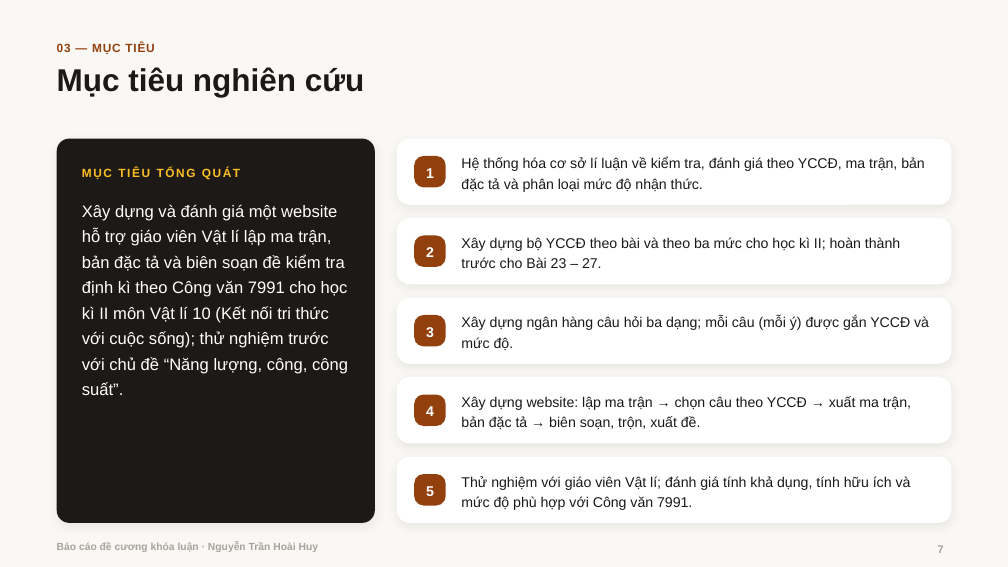
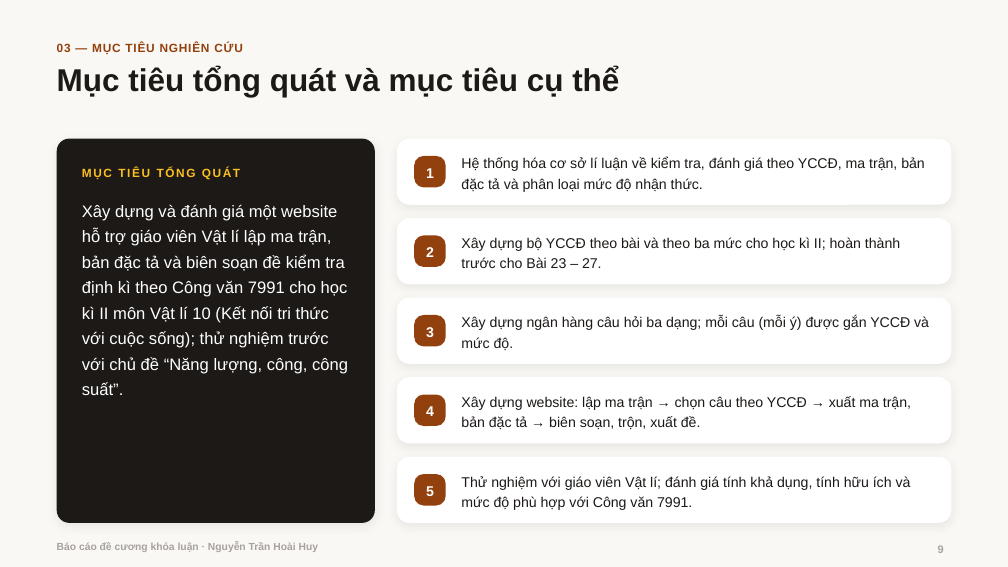
Before and after one commit to hoaihuy2609/kltn, a slide deck: slide 9 of tai-ve/Bao_cao_de_cuong.pptx (slide 7 before the commit). Drawn at 1008x567 pixels with LibreOffice and Linux fonts; fonts in the diff are those of the drawing; background and template pictures are left out. Boxes give left, top, right and bottom in pixels: in the first picture for what was removed or moved away, otherwise in the second. Text is boxed around its words. In the diff, an @@ line names an element or a change of style, - is before the commit and + after.

```diff
--- a/tai-ve/Bao_cao_de_cuong.pptx
+++ b/tai-ve/Bao_cao_de_cuong.pptx
@@ text at (57, 43, 243, 54): text changed @@
-03 — MỤC TIÊU
+03 — MỤC TIÊU NGHIÊN CỨU
@@ title at (57, 66, 619, 97): text changed @@
-Mục tiêu nghiên cứu
+Mục tiêu tổng quát và mục tiêu cụ thể
@@ page number at (938, 546, 944, 553): text changed @@
-7
+9
```
Also in this commit, not shown: 15 other slides changed, 2 slides added, 16 other files.
